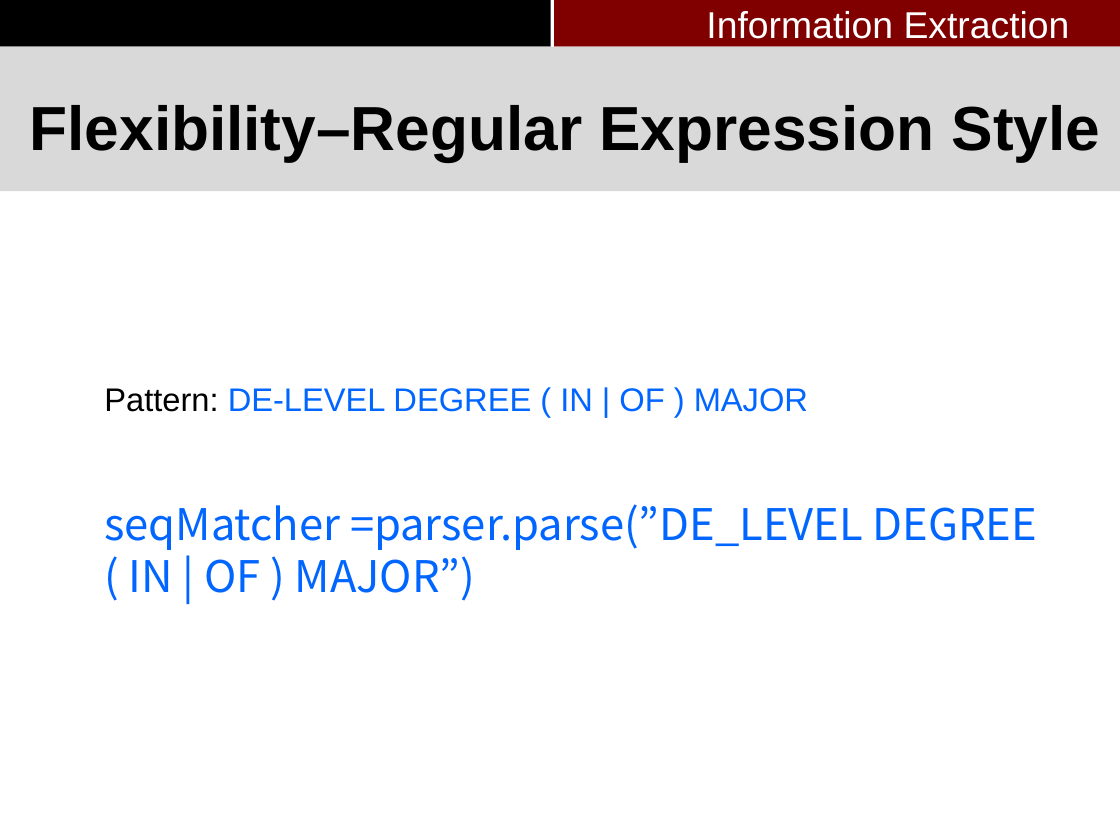
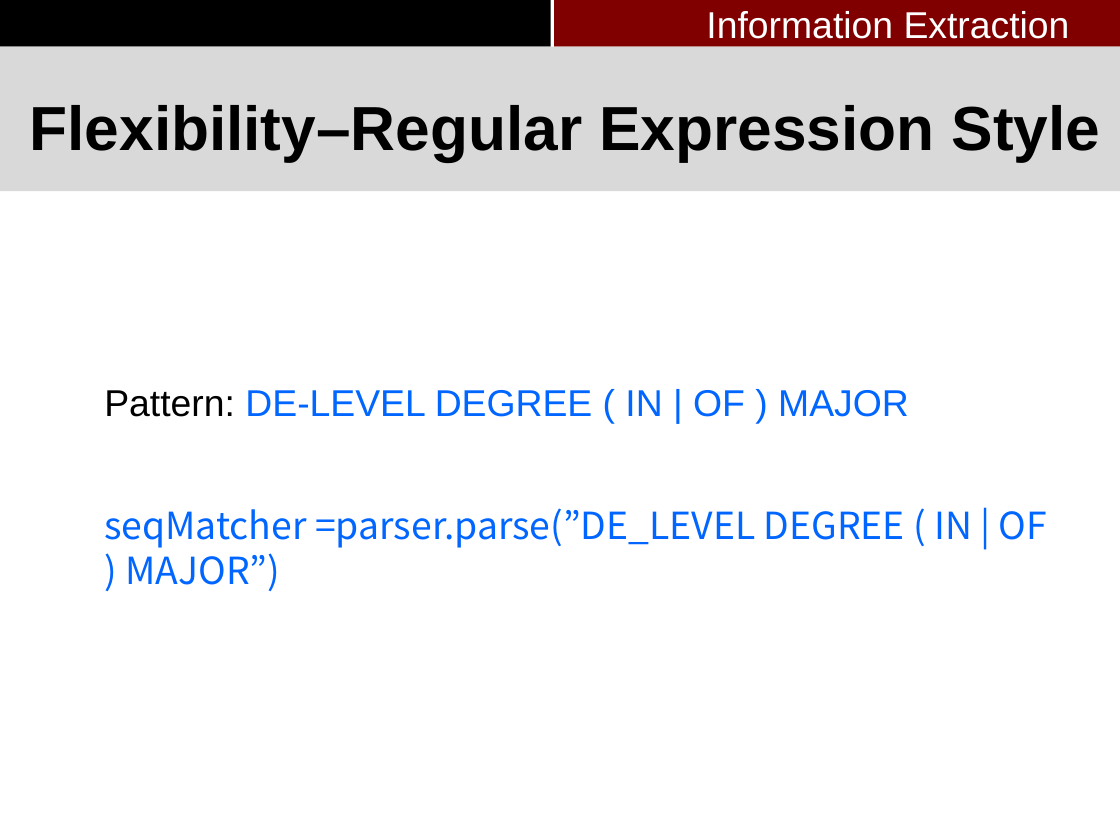
Before and after one commit to pkushiqiang/thesis, a slide deck: slide 40 of media/Master's thesis-3.pptx. Drawn at 1120x840 pixels with LibreOffice and Linux fonts; fonts in the diff are those of the drawing; background and template pictures are left out. Boxes give left, top, right and bottom in pixels: in the first picture for what was removed or moved away, otherwise in the second. Text is boxed around its words. In the diff, an @@ line names an element or a change of style, - is before the commit and + after.

```diff
--- a/media/Master's thesis-3.pptx
+++ b/media/Master's thesis-3.pptx
@@ text "Pattern: DE-LEVEL DEGREE ( IN ..." at [104, 390, 1047, 591]: size 21 to 24 pt in "Pattern: DE-LEVEL DEGREE ( IN | OF ..."; size 28 to 24 pt in "seqMatcher =parser.parse(”DE_LEVEL DEGREE ( IN | OF ..." @@
```
Also in this commit, not shown: 5 other slides changed, 1 other file.
